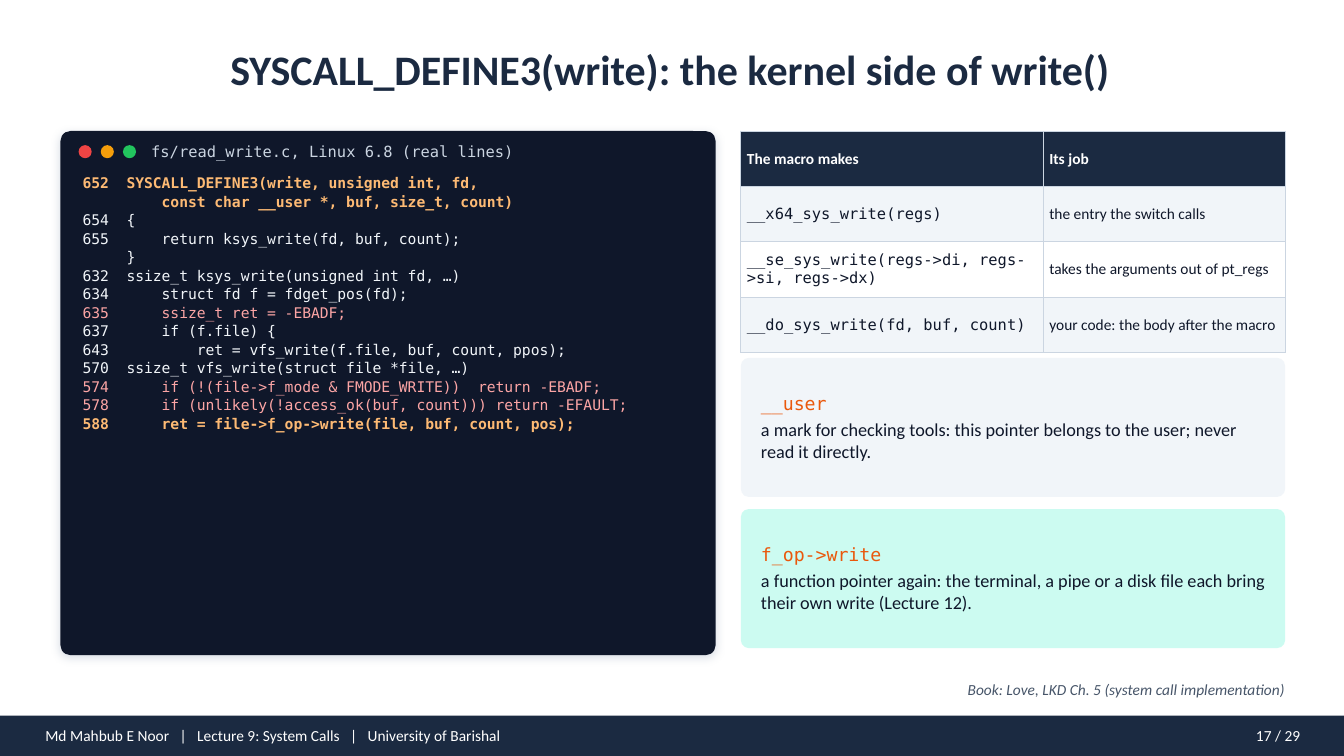
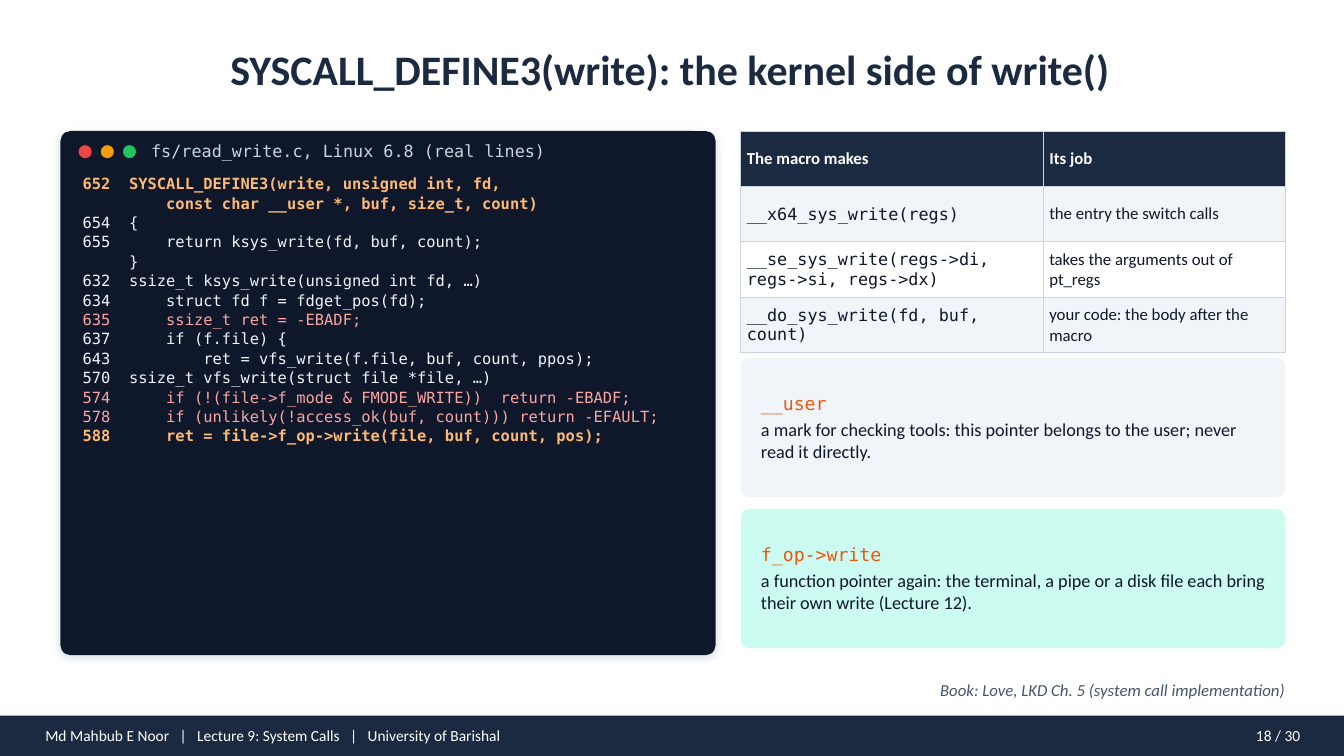
Before and after one commit to mahbubnoor/Introduction-to-system-programming, a slide deck: slide 18 of decks/lecture_09.pptx (slide 17 before the commit). Drawn at 1344x756 pixels with LibreOffice and Linux fonts; fonts in the diff are those of the drawing. Boxes give left, top, right and bottom in pixels: in the first picture for what was removed or moved away, otherwise in the second. Text is boxed around its words. In the diff, an @@ line names an element or a change of style, - is before the commit and + after.

```diff
--- a/decks/lecture_09.pptx
+++ b/decks/lecture_09.pptx
@@ text "fs/read_write.c, Linux 6.8 (real lines)" at (151,144,545,161): size 11 to 12 pt @@
@@ table at (741,131,1286,346) @@
@@ size 11 to 12 pt @@
@@ text "652 SYSCALL_DEFINE3(write, unsigned int, fd," at (83,176,658,445): size 10.5 to 11 pt @@
@@ text "Book: Love, LKD Ch. 5 ..." at (940,684,1285,699): size 11 to 12 pt @@
@@ text at (1256,730,1301,741): text changed @@
-17 / 29
+18 / 30
```
Also in this commit, not shown: 28 other slides changed, 1 slide added, 25 other files.
